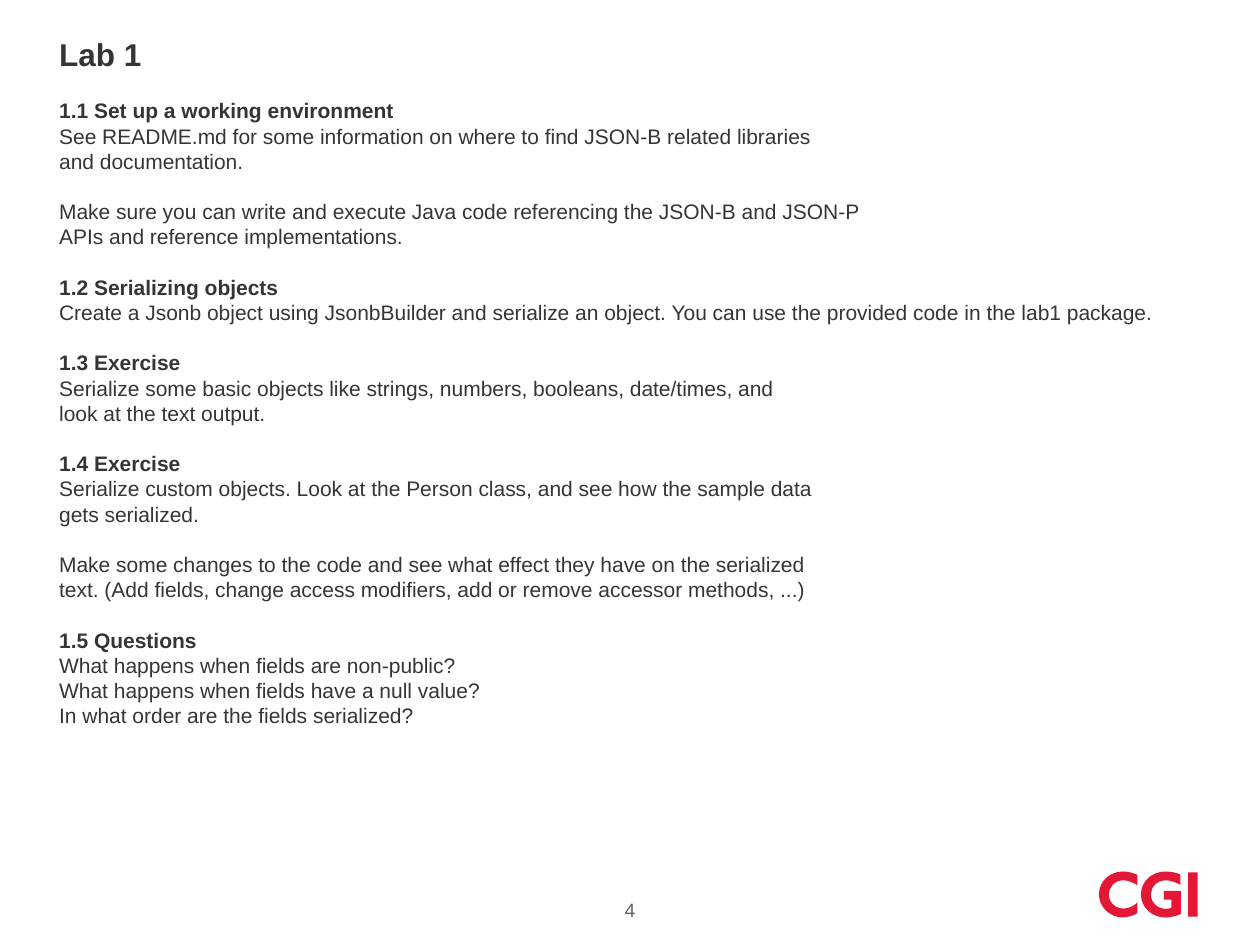
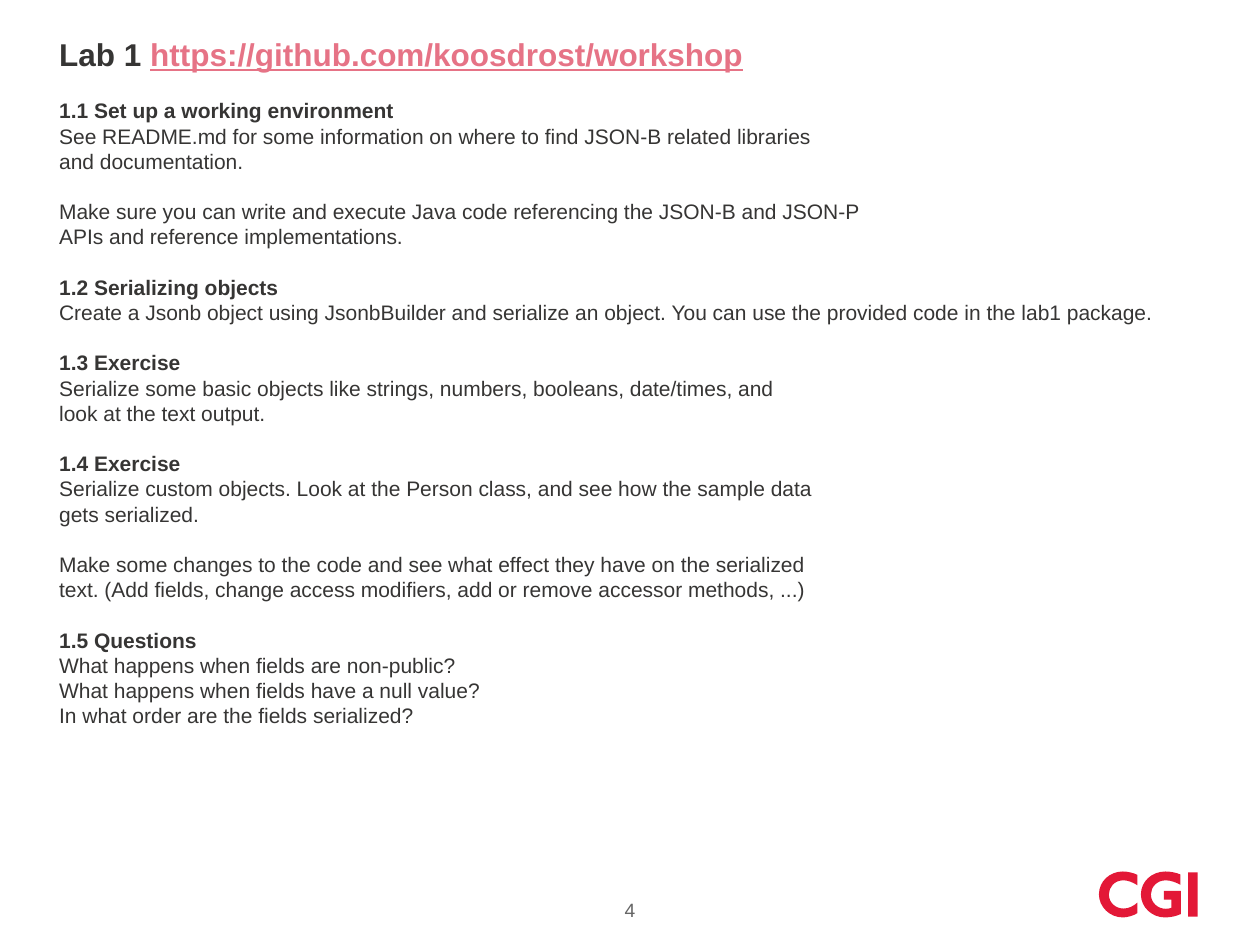
Before and after one commit to koosdrost/workshop, a slide deck: slide 4 of JSON-B-workshop-CGI.pptx. Drawn at 1260x945 pixels with LibreOffice and Linux fonts; fonts in the diff are those of the drawing; background and template pictures are left out. Boxes give left, top, right and bottom in pixels: in the first picture for what was removed or moved away, otherwise in the second. Text is boxed around its words. In the diff, an @@ line names an element or a change of style, - is before the commit and + after.

Commit message:
update workshop w/ github

```diff
--- a/JSON-B-workshop-CGI.pptx
+++ b/JSON-B-workshop-CGI.pptx
@@ text at <box>59,43,742,72</box>: text changed; text colour #363534 to #E67386 @@
-Lab 1
+Lab 1 https://github.com/koosdrost/workshop
```
Also in this commit, not shown: 1 other file.
